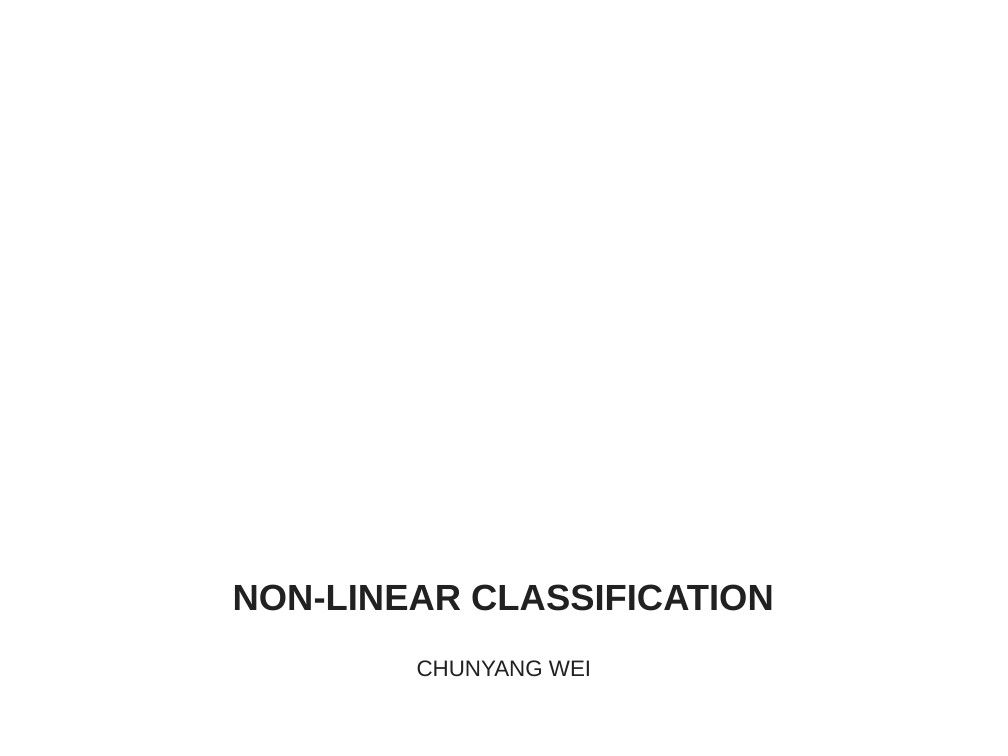
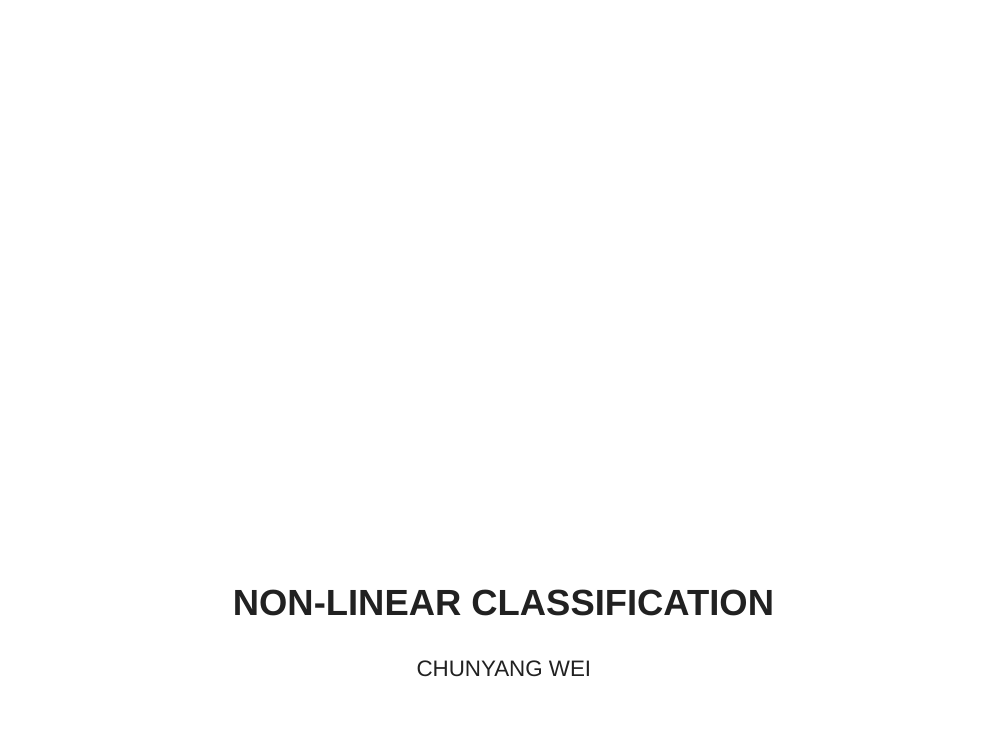
Before and after one commit to benyangyang2/ml_lecture, a slide deck: slide 1 of Lecture 3.pptx. Drawn at 1008x756 pixels with LibreOffice and Linux fonts; fonts in the diff are those of the drawing; background and template pictures are left out. Boxes give left, top, right and bottom in pixels: in the first picture for what was removed or moved away, otherwise in the second. Text is boxed around its words. In the diff, an @@ line names an element or a change of style, - is before the commit and + after.

```diff
--- a/Lecture 3.pptx
+++ b/Lecture 3.pptx
@@ title "NON-LINEAR CLASSIFICATION": place and size @@
-title "NON-LINEAR CLASSIFICATION" at <box>233,584,774,611</box>
+title "NON-LINEAR CLASSIFICATION" at <box>233,589,774,616</box>
```
Also in this commit, not shown: 8 other slides changed, 27 slides added, 1 slide removed, 2 other files.
